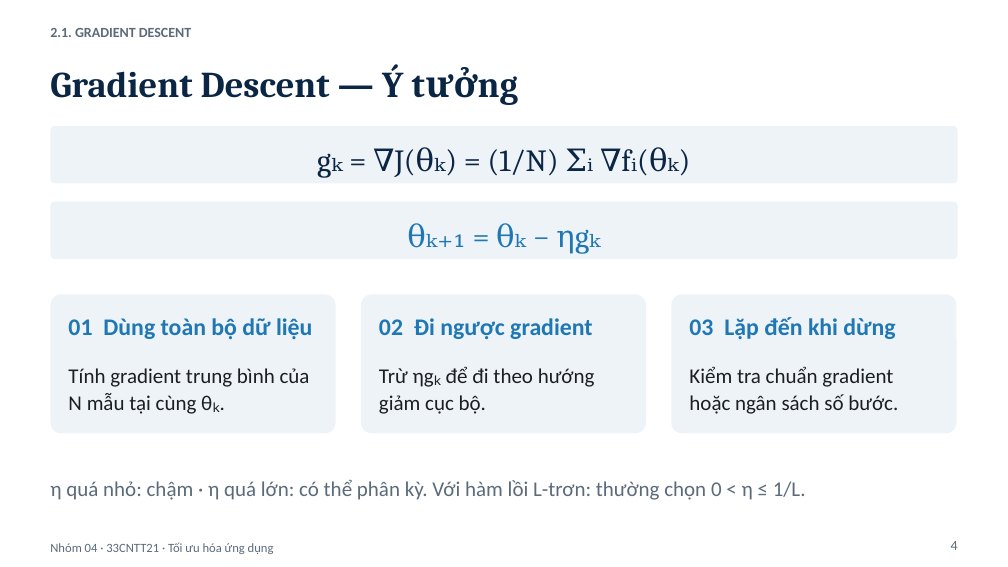
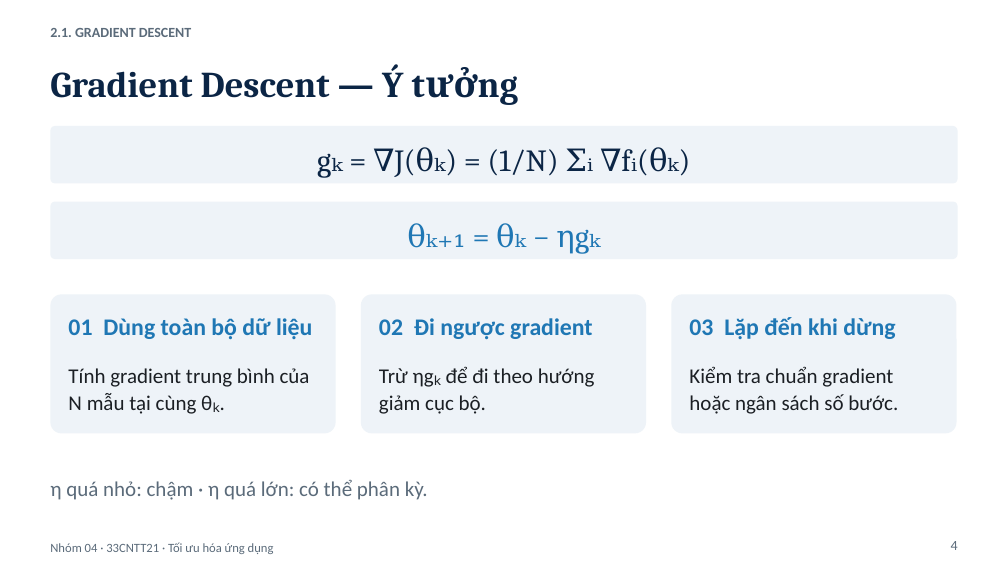
Before and after one commit to OceanPham/BTL_FirstOrderMethods, a slide deck: slide 4 of Slide_PhuongPhapToiUuBacMot.pptx. Drawn at 1008x567 pixels with LibreOffice and Linux fonts; fonts in the diff are those of the drawing. Boxes give left, top, right and bottom in pixels: in the first picture for what was removed or moved away, otherwise in the second. Text is boxed around its words. In the diff, an @@ line names an element or a change of style, - is before the commit and + after.

```diff
--- a/Slide_PhuongPhapToiUuBacMot.pptx
+++ b/Slide_PhuongPhapToiUuBacMot.pptx
@@ text at (50, 480, 428, 500): text changed @@
-η quá nhỏ: chậm · η quá lớn: có thể phân kỳ. Với hàm lồi L-trơn: thường chọn 0 < η ≤ 1/L.
+η quá nhỏ: chậm · η quá lớn: có thể phân kỳ.
```
Also in this commit, not shown: 5 other slides changed, 1 slide added.
